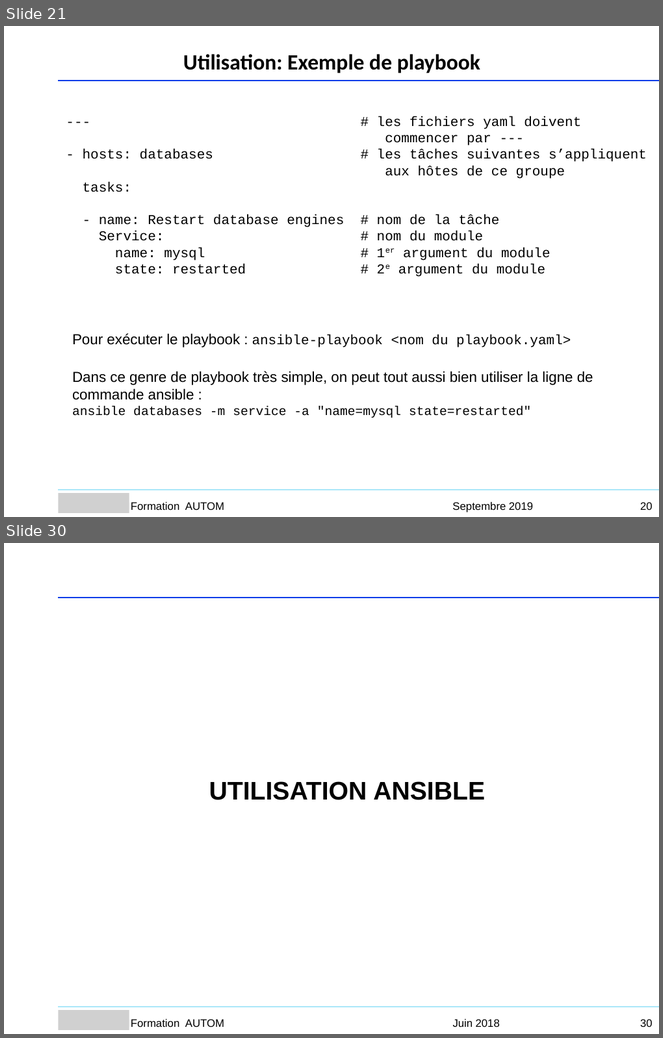
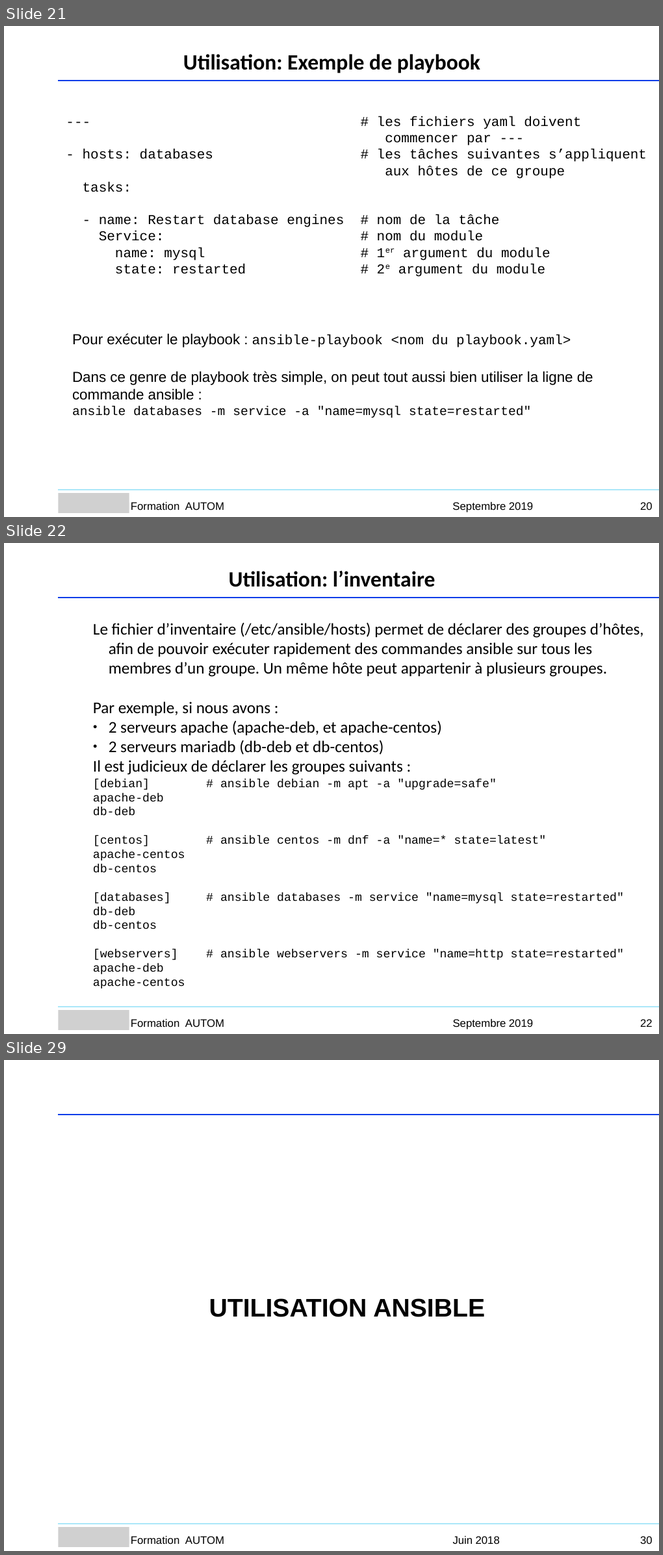
Before and after one commit to Sputnik93/cours_ansible, a slide deck: Ansible_support_cours_AGO.ppt. Shown one above the other, each under a label of ours: slides 21 and 30 before the commit, slides 21, 22 and 29 after it; the slides between them are not shown. The pictures are 663x1038 and 663x1555 pixels, drawn with LibreOffice and Linux fonts; fonts in the diff are those of the drawing; grey boxes stand for pictures; background and template pictures are left out. Boxes give left, top, right and bottom in pixels: in the first picture for what was removed or moved away, otherwise in the second. Text is boxed around its words. In the diff, an @@ line names an element or a change of style, - is before the commit and + after.

Commit message:
modifs
En cours (chapitre 2: utilisation)

```diff
--- a/Ansible_support_cours_AGO.ppt
+++ b/Ansible_support_cours_AGO.ppt
@@ slide 22 added at box(4, 543, 659, 1034), background #FFFFFF @@
@@ text added at box(229, 570, 436, 587), 24 pt, text #000000, bold @@
+Utilisation: l’inventaire
@@ freeform shape added at box(59, 598, 659, 598), outline #053CE8 0.99 pt @@
@@ text added at box(93, 622, 644, 989), 18 pt, text #000000 @@
+Le fichier d’inventaire (/etc/ansible/hosts) permet de déclarer des groupes d’hôtes, afin de pouvoir exécuter rapidement des commandes ansible sur tous les membres d’un groupe. Un même hôte peut appartenir à plusieurs groupes.
+Par exemple, si nous avons :
+● 2 serveurs apache (apache-deb, et apache-centos)
+● 2 serveurs mariadb (db-deb et db-centos)
+Il est judicieux de déclarer les groupes suivants :
+[debian] # ansible debian -m apt -a "upgrade=safe"
+apache-deb
+db-deb
+[centos] # ansible centos -m dnf -a "name=* state=latest"
+apache-centos
+db-centos
+[databases] # ansible databases -m service "name=mysql state=restarted"
+db-deb
+db-centos
+[webservers] # ansible webservers -m service "name=http state=restarted"
+apache-deb
+apache-centos
@@ freeform shape added at box(59, 1007, 659, 1007), outline #AAE7F9 0.99 pt @@
@@ picture added at box(59, 1011, 130, 1031) @@
@@ text added at box(131, 1019, 224, 1027), 12 pt, text #000000 @@
+Formation AUTOM
@@ text added at box(453, 1019, 533, 1030), 12 pt, text #000000 @@
+Septembre 2019
@@ page number added at box(640, 1019, 653, 1027), 12 pt, text #000000 @@
+22
@@ what was slide 30 is now slide 29 @@
```
Also in this commit, not shown: 44 slides changed, 2 slides removed, 1 other file.
